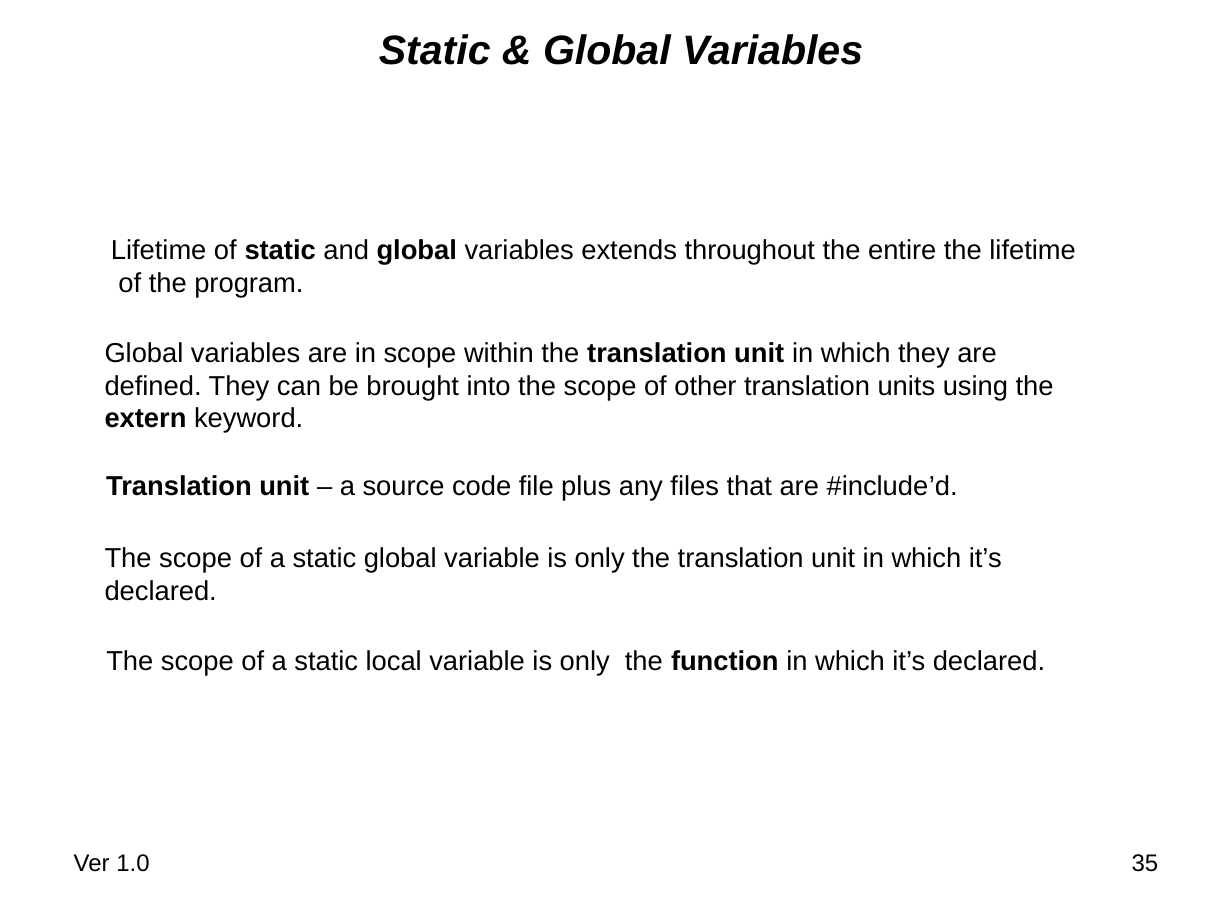
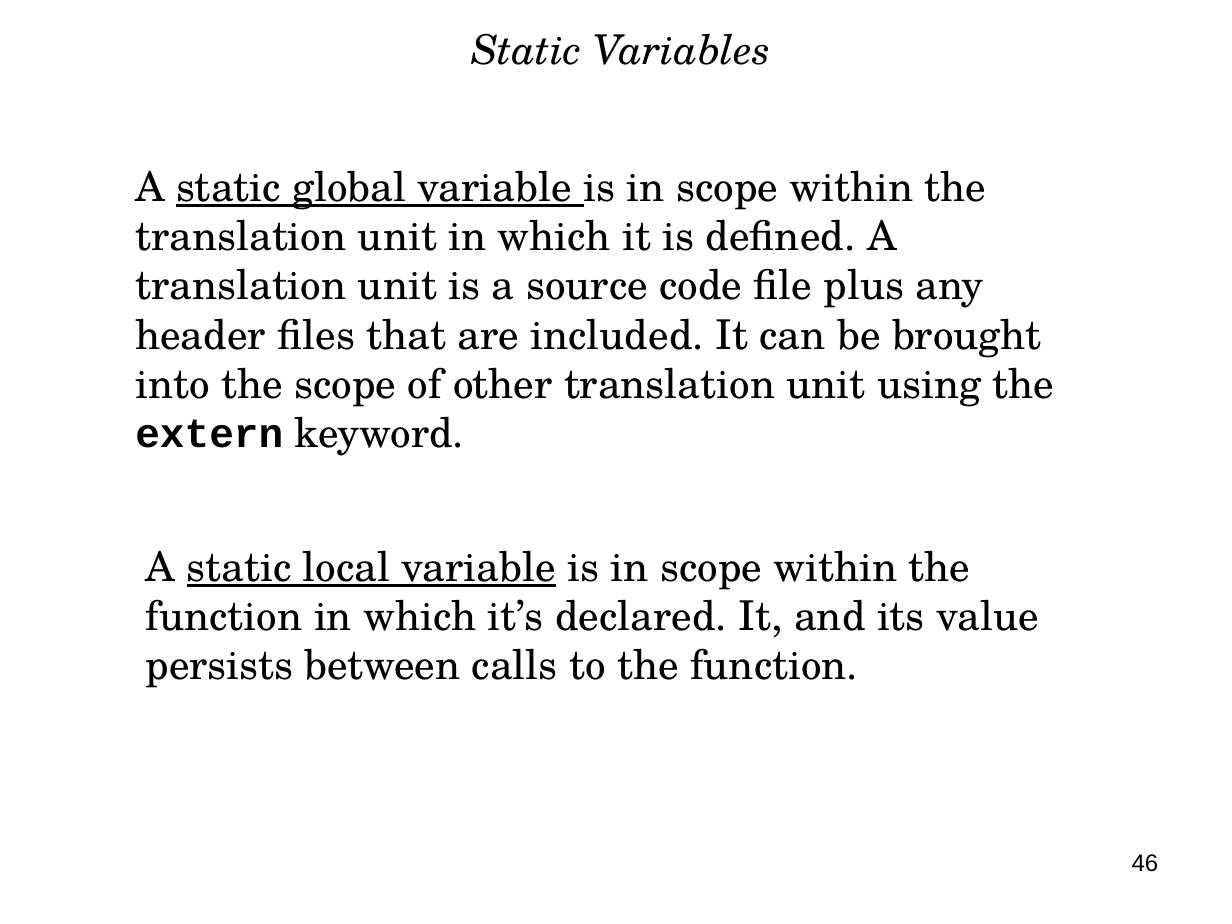
Before and after one commit to nasa/trick, a slide deck: slide 46 of share/doc/trick/Basics_of_Program_Memory_and_Variables.ppt (slide 35 before the commit). Drawn at 1232x924 pixels with LibreOffice and Linux fonts; fonts in the diff are those of the drawing; background and template pictures are left out. Boxes give left, top, right and bottom in pixels: in the first picture for what was removed or moved away, otherwise in the second. Text is boxed around its words. In the diff, an @@ line names an element or a change of style, - is before the commit and + after.

Commit message:
Update Basics_of_Program_Memory_and_Variables in preparation for interns. Ref #974

```diff
--- a/share/doc/trick/Basics_of_Program_Memory_and_Variables.ppt
+++ b/share/doc/trick/Basics_of_Program_Memory_and_Variables.ppt
@@ title at (x1=471, y1=33, x2=771, y2=65): text changed; font Arial to TeX Gyre Schola; bold off @@
-Static & Global Variables
+Static Variables
@@ text at (x1=135, y1=170, x2=1054, y2=456): text changed; size 16 to 24 pt; font Arial to TeX Gyre Schola @@
-Global variables are in scope within the translation unit in which they are defined. They can be brought into the scope of other translation units using the extern keyword.
+A static global variable is in scope within the translation unit in which it is defined. A translation unit is a source code file plus any header files that are included. It can be brought into the scope of other translation unit using the extern keyword.
@@ text removed at (x1=111, y1=239, x2=1075, y2=298) @@
-Lifetime of static and global variables extends throughout the entire the lifetime
-of the program.
@@ text removed at (x1=106, y1=475, x2=958, y2=501) @@
-Translation unit – a source code file plus any files that are #include’d.
@@ text removed at (x1=105, y1=547, x2=1002, y2=601) @@
-The scope of a static global variable is only the translation unit in which it’s declared.
@@ text at (x1=146, y1=550, x2=1039, y2=688): text changed; size 16 to 24 pt; font Arial to TeX Gyre Schola @@
-The scope of a static local variable is only the function in which it’s declared.
+A static local variable is in scope within the function in which it’s declared. It, and its value persists between calls to the function.
@@ text removed at (x1=74, y1=854, x2=149, y2=872) @@
-Ver 1.0
@@ page number at (x1=1132, y1=854, x2=1159, y2=872): text changed @@
-35
+46
```
Also in this commit, not shown: 25 other slides changed, 24 slides added, 10 slides removed, 1 other file.
